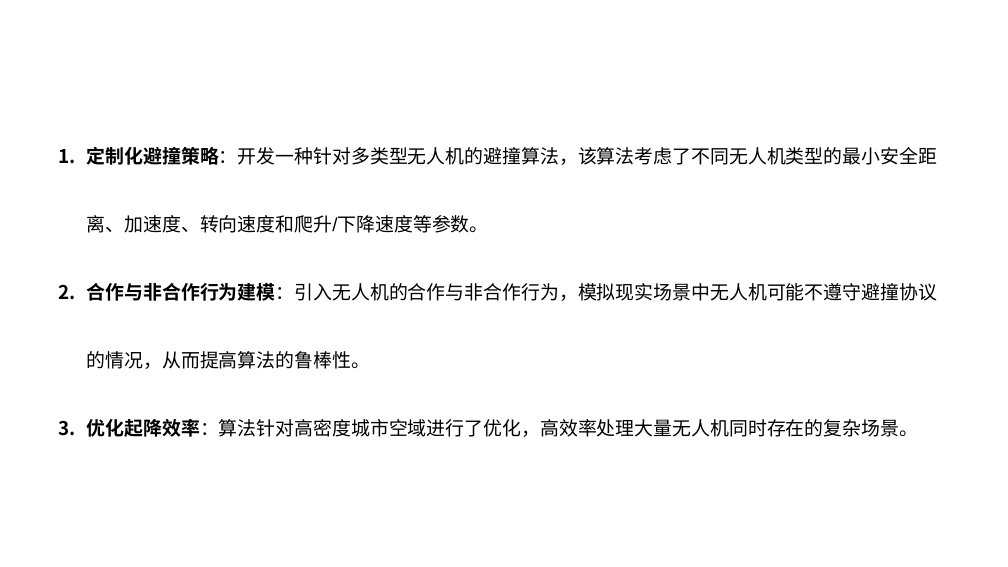
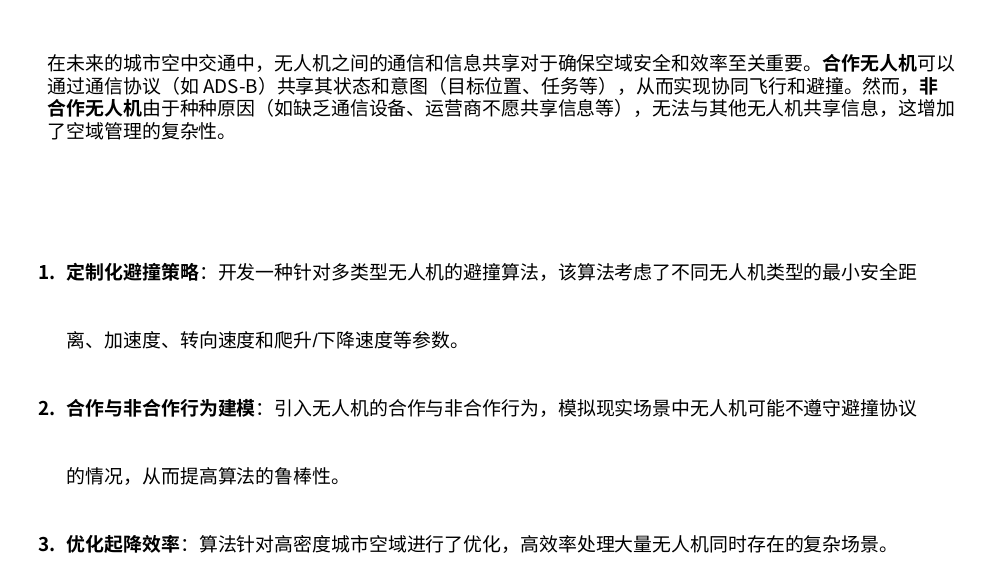
Before and after one commit to Wangjubo888/AAP_article, a slide deck: slide 12 of 汇报/组会汇报.pptx. Drawn at 1008x567 pixels with LibreOffice and Linux fonts; fonts in the diff are those of the drawing. Boxes give left, top, right and bottom in pixels: in the first picture for what was removed or moved away, otherwise in the second. Text is boxed around its words. In the diff, an @@ line names an element or a change of style, - is before the commit and + after.

```diff
--- a/汇报/组会汇报.pptx
+++ b/汇报/组会汇报.pptx
@@ text added at (48,54,955,140), 18 pt, text #000000 @@
+在未来的城市空中交通中，无人机之间的通信和信息共享对于确保空域安全和效率至关重要。合作无人机可以通过通信协议（如 ADS-B）共享其状态和意图（目标位置、任务等），从而实现协同飞行和避撞。然而，非合作无人机由于种种原因（如缺乏通信设备、运营商不愿共享信息等），无法与其他无人机共享信息，这增加了空域管理的复杂性。
@@ text "定制化避撞策略：开发一种针对多类型无人机的避撞算法，该算法考虑了不同无人机类型的最小安全距离、加速度、转向速度和爬升/下 ...": place and size @@
-text "定制化避撞策略：开发一种针对多类型无人机的避撞算法，该算法考虑了不同无人机类型的最小安全距离、加速度、转向速度和爬升/下 ..." at (87,147,937,437)
+text "定制化避撞策略：开发一种针对多类型无人机的避撞算法，该算法考虑了不同无人机类型的最小安全距离、加速度、转向速度和爬升/下 ..." at (67,263,917,553)
```
Also in this commit, not shown: 1 slide added, 14 other files.
